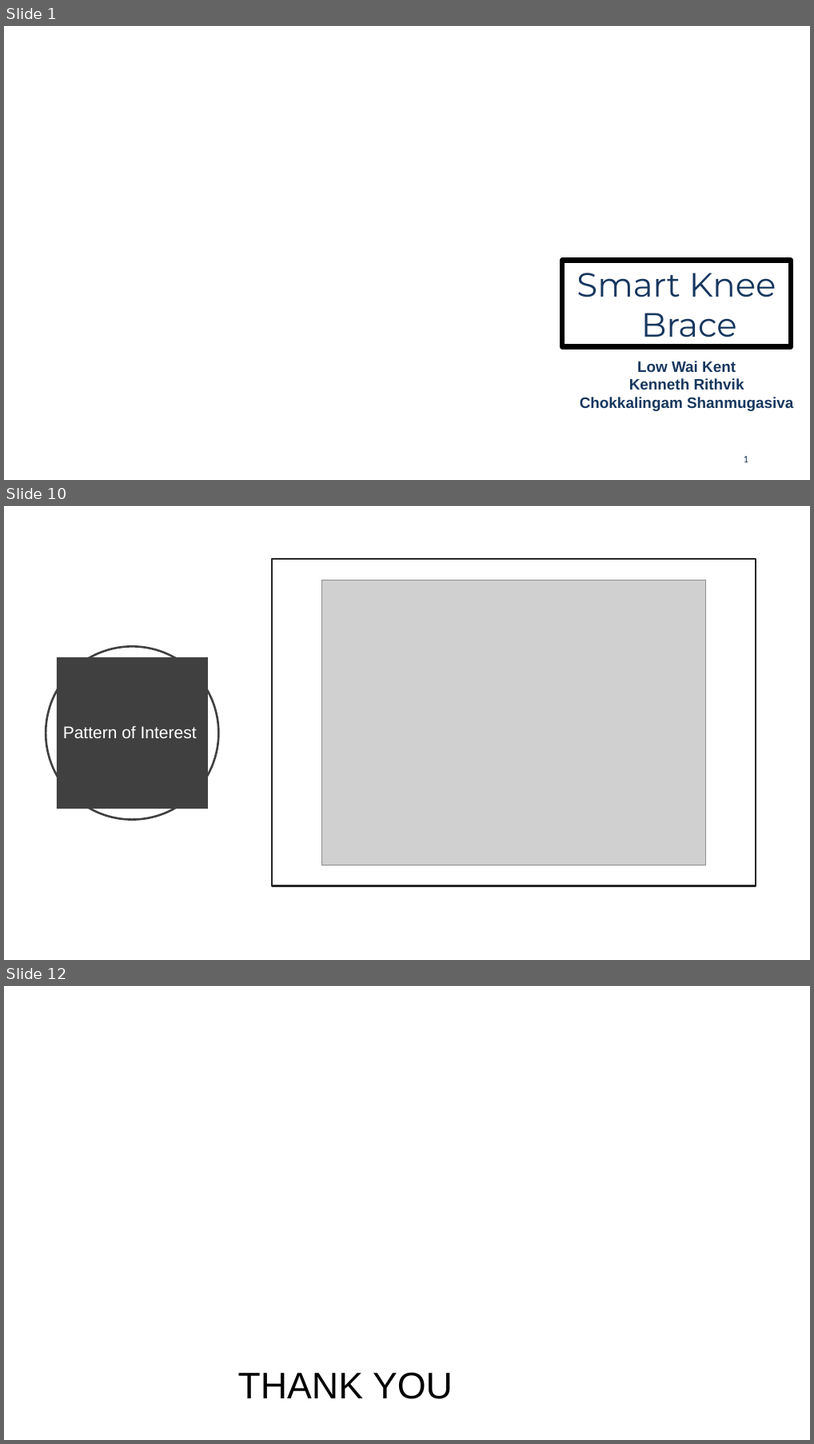
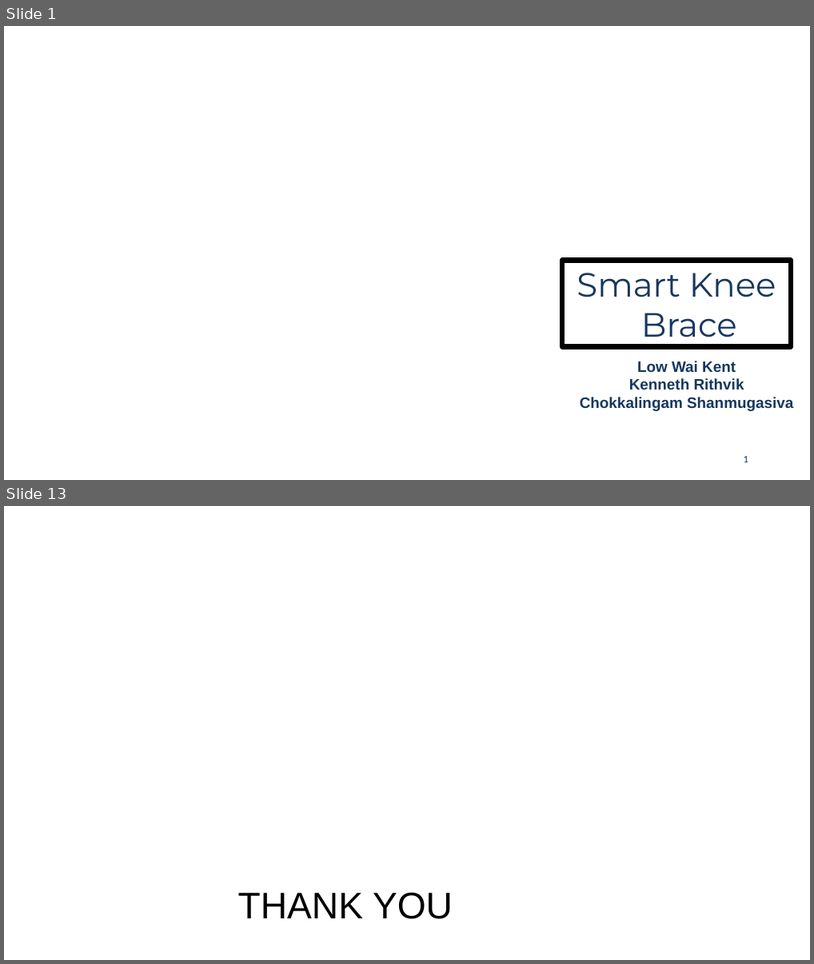
Before and after one commit to kennethrithvik/smart_knee_brace, a slide deck: docs/Smart Knee.pptx. Shown one above the other, each under a label of ours: slides 1, 10 and 12 before the commit, slides 1 and 13 after it; the slides between them are not shown. The pictures are 814x1444 and 814x964 pixels, drawn with LibreOffice and Linux fonts; fonts in the diff are those of the drawing; grey boxes stand for pictures; background and template pictures are left out. Boxes give left, top, right and bottom in pixels: in the first picture for what was removed or moved away, otherwise in the second. Text is boxed around its words. In the diff, an @@ line names an element or a change of style, - is before the commit and + after.

```diff
--- a/docs/Smart Knee.pptx
+++ b/docs/Smart Knee.pptx
@@ slide 10 removed at <box>4,506,810,960</box>, background #FFFFFF @@
@@ rectangle removed at <box>272,560,757,886</box> @@
@@ picture removed at <box>322,580,706,864</box> @@
@@ ellipse removed at <box>46,646,218,820</box> @@
@@ title removed at <box>57,657,208,808</box> @@
-Pattern of Interest
@@ what was slide 12 is now slide 13 @@
```
Also in this commit, not shown: 8 slides changed, 3 slides added, 2 other slides removed, 13 other files.
